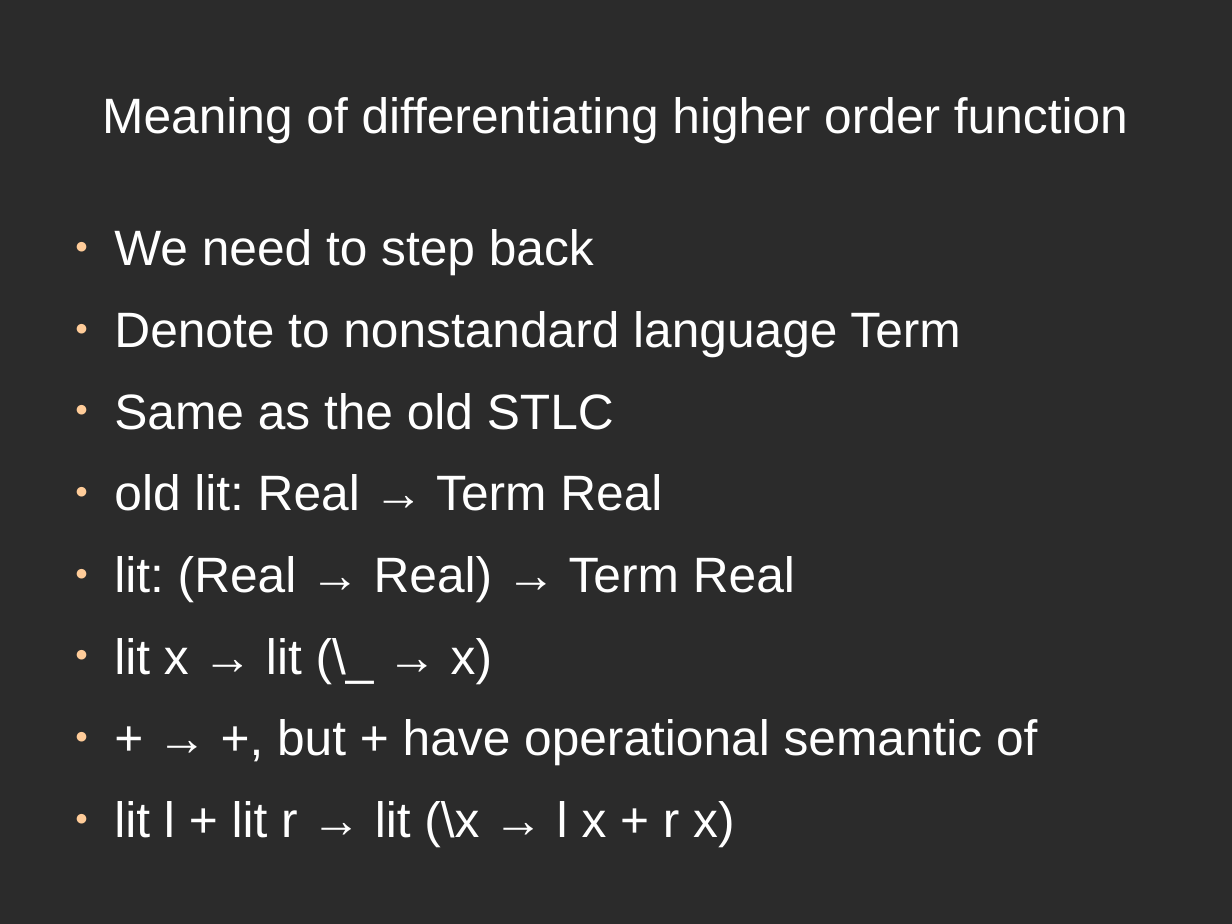
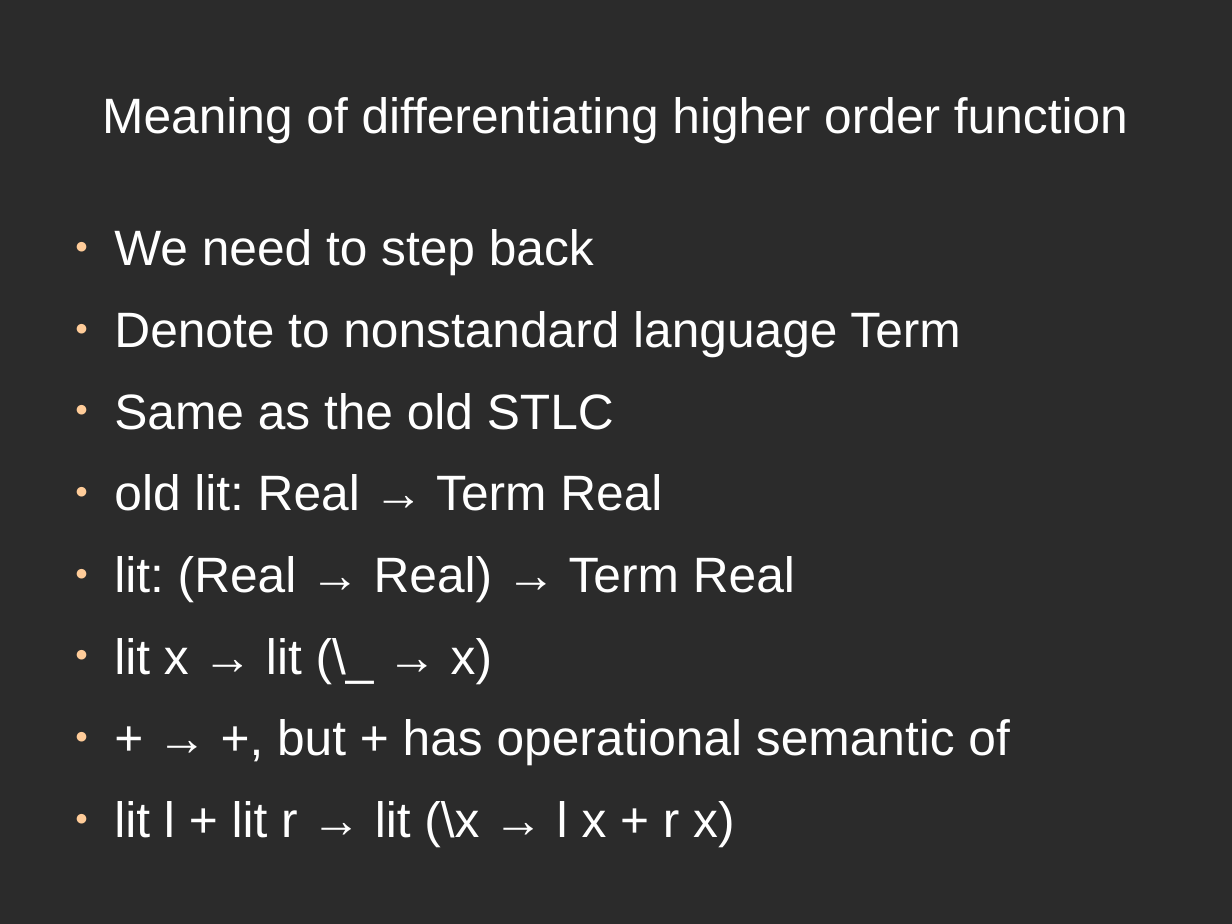
Before and after one commit to ThoughtWorksInc/DeepDarkFantasy, a slide deck: slide 36 of Talk.odp (slide 33 before the commit). Drawn at 1232x924 pixels with LibreOffice and Linux fonts; fonts in the diff are those of the drawing; background and template pictures are left out; a plain dark background stands for a picture behind light text. Boxes give left, top, right and bottom in pixels: in the first picture for what was removed or moved away, otherwise in the second. Text is boxed around its words. In the diff, an @@ line names an element or a change of style, - is before the commit and + after.

```diff
--- a/Talk.odp
+++ b/Talk.odp
@@ text at (x1=277, y1=719, x2=1009, y2=765): text changed @@
-● + → +, but + have operational semantic of
+● + → +, but + has operational semantic of
```
Also in this commit, not shown: 16 other slides changed, 6 slides added, 1 slide removed.
